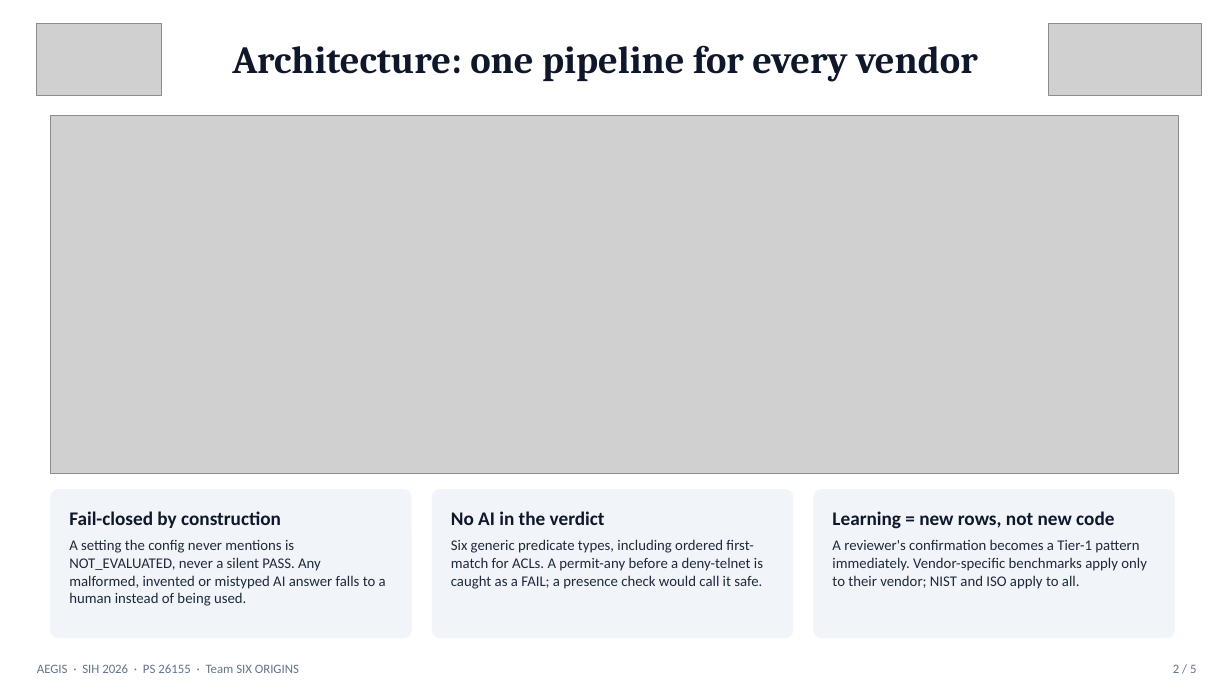
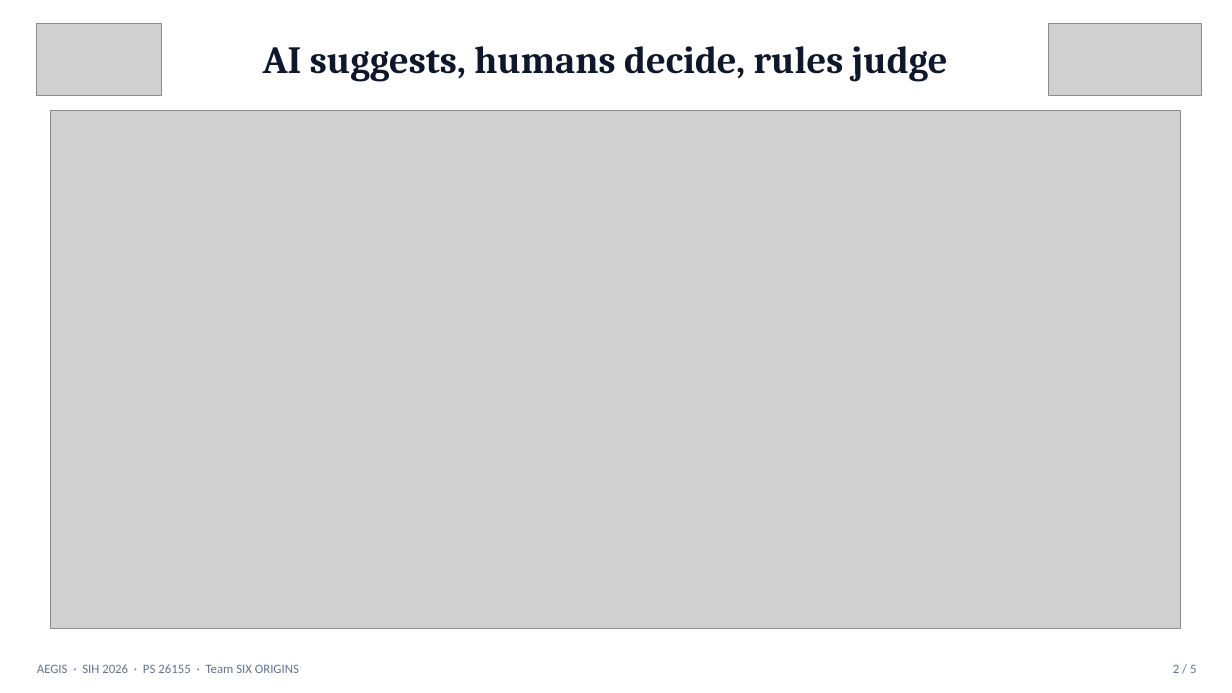
Before and after one commit to TheUsefulNerd/aegis, a slide deck: slide 2 of docs/AEGIS-Technical-Presentation.pptx. Drawn at 1232x693 pixels with LibreOffice and Linux fonts; fonts in the diff are those of the drawing; grey boxes stand for pictures. Boxes give left, top, right and bottom in pixels: in the first picture for what was removed or moved away, otherwise in the second. Text is boxed around its words. In the diff, an @@ line names an element or a change of style, - is before the commit and + after.

```diff
--- a/docs/AEGIS-Technical-Presentation.pptx
+++ b/docs/AEGIS-Technical-Presentation.pptx
@@ text at box(263, 46, 948, 82): text changed @@
-Architecture: one pipeline for every vendor
+AI suggests, humans decide, rules judge
@@ picture: place and size @@
-picture at box(51, 116, 1178, 474)
+picture at box(51, 111, 1181, 628)
@@ rounded rectangle removed at box(51, 490, 411, 638) @@
@@ rounded rectangle removed at box(433, 490, 793, 638) @@
@@ rounded rectangle removed at box(814, 490, 1175, 638) @@
@@ text removed at box(69, 511, 281, 528) @@
-Fail-closed by construction
@@ text removed at box(69, 539, 386, 606) @@
-A setting the config never mentions is NOT_EVALUATED, never a silent PASS. Any malformed, invented or mistyped AI answer falls to a human instead of being used.
@@ text removed at box(451, 511, 605, 525) @@
-No AI in the verdict
@@ text removed at box(451, 539, 763, 589) @@
-Six generic predicate types, including ordered first-match for ACLs. A permit-any before a deny-telnet is caught as a FAIL; a presence check would call it safe.
@@ text removed at box(832, 511, 1114, 529) @@
-Learning = new rows, not new code
@@ text removed at box(832, 539, 1147, 589) @@
-A reviewer's confirmation becomes a Tier-1 pattern immediately. Vendor-specific benchmarks apply only to their vendor; NIST and ISO apply to all.
```
Also in this commit, not shown: 3 other slides changed, 8 other files.
